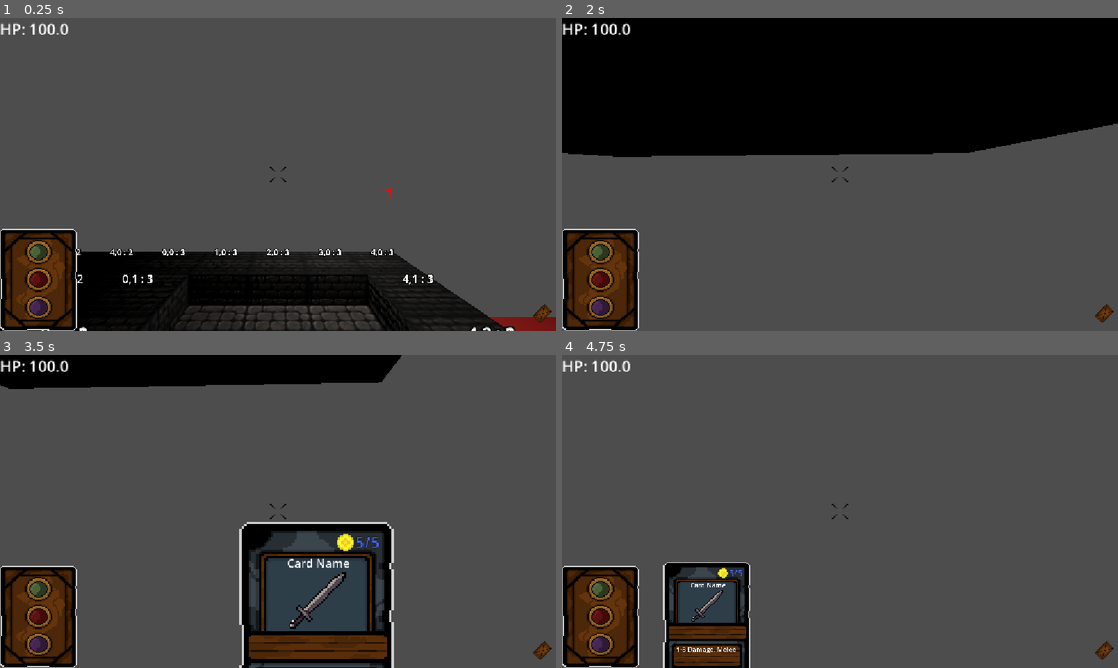
Above: before the commit, frames 1-4 (two rows, left to right).
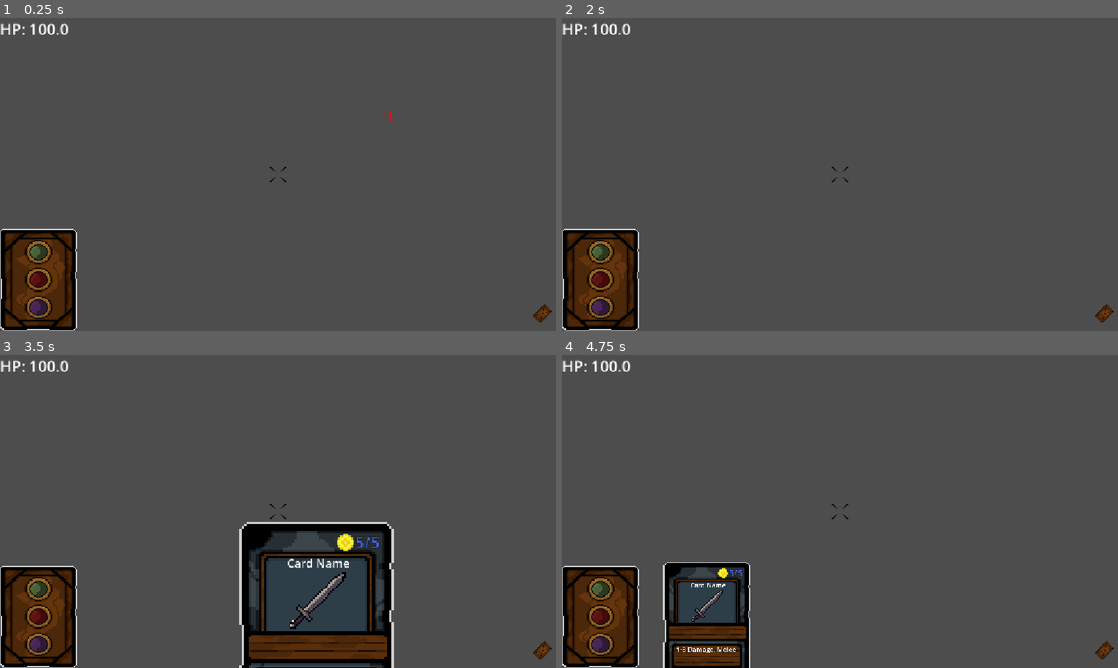
Above: after the commit, the same moments.

Repository: breitenbach128/dark-crawl
Game: Godot game, scene res://main.tscn
Two runs of this game, one before a commit and one after it. Both use one fixed random seed, a clock stepped at 60 frames per second and the inputs below. Sound files missing from this copy of the repository are replaced by a short silence.
Inputs (mouse positions are in pixels of both pictures, inside the frame that each line leads up to):
- Up to frame 1 (0.25 s): no input
- Up to frame 2 (2 s): tap Enter at 0.5 s; move the mouse to (867, 174) at 0.52 s; hold Shift (dash) 0.53-1.28 s; hold W (move_forward) from 0.53 s (still down); click (867, 174) at 0.67 s; tap Space (jump) at 0.77, 1.25, 1.52 s; move the mouse to (812, 174) at 1.27 s; tap N (discard_card_force) at 1.35 s
- Up to frame 3 (3.5 s): keep holding W (move_forward); move the mouse to (289, 505) at 2.02 s; tap B (draw_card_force) at 2.1 s; move the mouse to (272, 517) at 2.77 s; tap E (select_next_card) at 2.85 s; click (272, 517) at 2.92 s; tap Space (jump) at 3.02 s
- Up to frame 4 (4.75 s): keep holding W (move_forward); move the mouse to (878, 514) at 3.52 s; hold Q (select_prev_card) 3.53-4.28 s; tap Space (jump) at 3.77, 4.52 s; tap Enter at 4.25 s; move the mouse to (795, 508) at 4.27 s; tap Shift (dash) at 4.35 s

The runs differ from the first frame. In frame 1, 17% of the frame differs, in the area x 0-100%, y 29-100%; in frame 2, 42%, in the area x 0-100%, y 0-45%; in frame 3, 6.8%; in frame 4, nothing differs.

Commit message:
More state machine stuff and some attack code for enemies

Diff:
--- a/World/Floors/floor_1x1.tscn
+++ /dev/null
@@ -1,24 +0,0 @@
-[gd_scene format=3 uid="uid://x7x6ehjlc4ny"]
-
-[ext_resource type="Texture2D" uid="uid://0cjiyd3bquol" path="res://art/floor_1.png" id="1_1oe2b"]
-
-[sub_resource type="BoxMesh" id="BoxMesh_0xm2m"]
-
-[sub_resource type="StandardMaterial3D" id="StandardMaterial3D_h2yge"]
-albedo_texture = ExtResource("1_1oe2b")
-uv1_offset = Vector3(0.5, 0.5, 0.5)
-uv1_triplanar = true
-
-[sub_resource type="BoxShape3D" id="BoxShape3D_lquwl"]
-
-[node name="Floor_1x1" type="MeshInstance3D" unique_id=906401327]
-transform = Transform3D(3, 0, 0, 0, 0.2, 0, 0, 0, 3, 0, 0, 0)
-mesh = SubResource("BoxMesh_0xm2m")
-surface_material_override/0 = SubResource("StandardMaterial3D_h2yge")
-
-[node name="StaticBody3D" type="StaticBody3D" parent="." unique_id=1525983690]
-collision_layer = 7
-collision_mask = 3
-
-[node name="CollisionShape3D" type="CollisionShape3D" parent="StaticBody3D" unique_id=185023842]
-shape = SubResource("BoxShape3D_lquwl")
--- a/World/Floors/floor_4x4.tscn
+++ /dev/null
@@ -1,25 +0,0 @@
-[gd_scene format=3 uid="uid://ce16cimxtm3mu"]
-
-[ext_resource type="Texture2D" uid="uid://0cjiyd3bquol" path="res://art/floor_1.png" id="1_wp5rx"]
-
-[sub_resource type="BoxMesh" id="BoxMesh_0xm2m"]
-
-[sub_resource type="StandardMaterial3D" id="StandardMaterial3D_h2yge"]
-albedo_texture = ExtResource("1_wp5rx")
-uv1_scale = Vector3(4, 1, 4)
-uv1_offset = Vector3(1, 0.5, 1)
-uv1_triplanar = true
-
-[sub_resource type="BoxShape3D" id="BoxShape3D_lquwl"]
-
-[node name="Floor_4x4" type="MeshInstance3D" unique_id=906401327]
-transform = Transform3D(12, 0, 0, 0, 0.2, 0, 0, 0, 12, 0, 0, 0)
-mesh = SubResource("BoxMesh_0xm2m")
-surface_material_override/0 = SubResource("StandardMaterial3D_h2yge")
-
-[node name="StaticBody3D" type="StaticBody3D" parent="." unique_id=1525983690]
-collision_layer = 7
-collision_mask = 3
-
-[node name="CollisionShape3D" type="CollisionShape3D" parent="StaticBody3D" unique_id=185023842]
-shape = SubResource("BoxShape3D_lquwl")
--- /dev/null
+++ b/World/MapGenerator/cell_data.gd
@@ -0,0 +1,6 @@
+extends Resource
+class_name CellData
+
+enum TILETYPE {EMPTY=0, TILE=1, WALL=2}
+var position: Vector2i
+var type : TILETYPE
--- /dev/null
+++ b/World/MapGenerator/dungeon_generator.gd
@@ -0,0 +1,54 @@
+extends Node
+
+class_name DungeonGenerator
+
+var astar_grid : AStarGrid2D = AStarGrid2D.new()
+
+var map_size : Rect2i = Rect2i(0,0,10,10)
+var map_tiles : Array = []
+var tile_size: Vector2i = Vector2i(5,5) # 5m x 5m
+var room_list : Array[RoomData] = []
+var room_attempt_count : int = 3
+
+func init_grid() -> void:
+	astar_grid.region = map_size
+	astar_grid.cell_size = tile_size
+	astar_grid.diagonal_mode = AStarGrid2D.DIAGONAL_MODE_NEVER # Disable diagonals
+	astar_grid.heuristic = AStarGrid2D.HEURISTIC_MANHATTAN     # Best for 4-way grids
+	astar_grid.update() #Required after change
+
+func set_cell(cell: CellData):
+	astar_grid.set_point_solid(cell.position, cell.type != CellData.TILETYPE.EMPTY)
+
+
+func _ready() -> void:
+	#Setup the astar grid
+	init_grid()
+	#Create map of empty tiles
+	for j in range(0,map_size.size.y):
+		for i in range(0,map_size.size.x):
+			var cell = CellData.new()
+			cell.type = CellData.TILETYPE.EMPTY
+			cell.position = Vector2i(i,j)
+			map_tiles[i][j] = cell
+
+func create_rooms():
+	#Create X rooms of various sizes.
+	for i in range(0,3):
+		#Create a room of random size, no bigger than half the map
+		var room = RoomData.new()
+		room.room_size = Vector2i(randi_range(1,floor(map_size.size.x/2)),randi_range(1,floor(map_size.size.y/2)))
+		var check_limit : int = 50 #Kill the loop after 50 attempts
+		var position_found : bool = false
+		while check_limit > 0 && !position_found:
+			check_limit -= 1 #Safety Net
+			room.position = Vector2i(randi_range(0,map_size.size.x),randi_range(0,map_size.size.y))
+			is_room_position_valid(room)
+	#carve them into the space
+
+	#Pick exits on each room and connect to the closest room exit
+	pass
+
+func is_room_position_valid(room : RoomData):
+
+	return false
--- a/World/MapGenerator/map_generator.gd
+++ b/World/MapGenerator/map_generator.gd
@@ -9,6 +9,7 @@
 @export var exit_marker_template: Resource
 
 #5x5 tiles
+var room_templates: Array = []
 var room_list : Array[RoomData] = []
 var tile_size : Vector2i = Vector2i(5,5)
 var current_tile_position = Vector2i(0,0)
@@ -22,6 +23,7 @@
 	#Create all selectable rooms
 	create_room_list()
 
+	#Generate the map
 	current_room = room_list.pick_random()
 	if current_room:
 		print("Starting Room Generation")
@@ -60,6 +62,7 @@
 			new_roomdata.exit_locations.append(other)#Exit 2
 			new_roomdata.room_id = room_list.size()
 			room_list.append(new_roomdata)
+
 func build_walls(generated_room):
 	print("Build new wallset for ROOM")
 	#for j in range(-1,current_room.room_size.y+1):
@@ -88,20 +91,24 @@
 						#if j == current_room.room_size.y:
 							#wall.position = Vector3(i-offsetX,generated_room.position.y+0.5,j-offsetY-0.0)
 	#Interior build
+	var wall_builds = []
 	for j in range(0,current_room.room_size.y):
 		for i in range(0,current_room.room_size.x):
 			if j == 0 || j == current_room.room_size.y-1 || i == current_room.room_size.x-1 || i == 0:
 				#Check if it within range (non-diagonal) of a connector
+				if wall_builds.find(Vector3(i,0,j)) == -1:
+					wall_builds.append(Vector3(i,0,j))
+					#Now, check if there is an exit connected to this tile?
 
-				#Also, don't build corners twice. Maybe add all build walls to a list, and make sure it is
-				#not already in a list?
-				#Make the wall node
-				var wall = wall_template.instantiate()
-				generated_room.add_child(wall)
-				var Offset : Vector3 = Vector3(current_room.room_size.x/2,0,current_room.room_size.x/2)
-				wall.position = Vector3(i,0,j) - Offset
-				wall.get_node("Label3D").text = str(i,",",j, " : ",rooms_holder.get_child_count())
-				wall.name = str("Wall_",rooms_holder.get_child_count())
+	for w in wall_builds:
+		#Make the wall node
+		var wall = wall_template.instantiate()
+		generated_room.add_child(wall)
+		var Offset : Vector3 = Vector3(current_room.room_size.x/2,0,current_room.room_size.x/2)
+		wall.position = w - Offset
+		wall.get_node("Label3D").text = str(w, " : ",rooms_holder.get_child_count())
+		wall.name = str("Wall_",rooms_holder.get_child_count())
+
 func generate_room(tile_pos : Vector2i):
 	#Add the room to the scene
 	var gen_room = floor_template.instantiate()
--- a/World/MapGenerator/room_data.gd
+++ b/World/MapGenerator/room_data.gd
@@ -1,10 +1,7 @@
 extends Resource
 class_name RoomData
 
-#Assumptions
-#Rooms start at 0,0 (top down) and grow positive
-var room_id : int = -1
-@export var room_size : Vector2i = Vector2i(4,4)
-#Exit locations are marked to show where they leave.
-#0,-1 leaves to the north from the 0,0 position
-@export var exit_locations : Array[Vector2i] = []
+var room_id : int = -1 #ID of the room for reference
+var position : Vector2i = Vector2i(0,0)
+var room_size : Vector2i = Vector2i(4,4)
+var exit_locations : Array[Vector2i] = []
--- /dev/null
+++ b/World/Walls/wall.gd
@@ -0,0 +1,5 @@
+extends MeshInstance3D
+class_name Wall
+
+var tile_position : Vector3 = Vector3i(0,0,0)
+var room : RoomData
--- a/World/Walls/wall_1x1.tscn
+++ b/World/Walls/wall_1x1.tscn
@@ -3,8 +3,13 @@
 [ext_resource type="Texture2D" uid="uid://cshyd7khwfrvx" path="res://art/wall_1.png" id="1_3kbuu"]
 [ext_resource type="Texture2D" uid="uid://dcc3jyq6hxvuk" path="res://art/Wall/wall_1_ambient.png" id="2_eowwh"]
 [ext_resource type="Texture2D" uid="uid://ckmt1rr7ku2b4" path="res://art/Wall/wall_1_normal.png" id="3_xf0lu"]
+[ext_resource type="Script" uid="uid://frutcr4phbwe" path="res://World/Walls/wall.gd" id="4_bskge"]
+
+[sub_resource type="StandardMaterial3D" id="StandardMaterial3D_bskge"]
+albedo_texture = ExtResource("1_3kbuu")
 
 [sub_resource type="BoxMesh" id="BoxMesh_0xm2m"]
+material = SubResource("StandardMaterial3D_bskge")
 
 [sub_resource type="StandardMaterial3D" id="StandardMaterial3D_0xm2m"]
 albedo_texture = ExtResource("1_3kbuu")
@@ -22,6 +27,7 @@
 transform = Transform3D(1, 0, 0, 0, 1, 0, 0, 0, 1, 0, 0.5, 0)
 mesh = SubResource("BoxMesh_0xm2m")
 surface_material_override/0 = SubResource("StandardMaterial3D_0xm2m")
+script = ExtResource("4_bskge")
 
 [node name="StaticBody3D" type="StaticBody3D" parent="." unique_id=928150436]
 collision_layer = 7
--- a/World/Walls/wall_1x4.tscn
+++ /dev/null
@@ -1,32 +0,0 @@
-[gd_scene format=3 uid="uid://cvdsho83dmiep"]
-
-[ext_resource type="Texture2D" uid="uid://cshyd7khwfrvx" path="res://art/wall_1.png" id="1_vlsw2"]
-[ext_resource type="Texture2D" uid="uid://dcc3jyq6hxvuk" path="res://art/Wall/wall_1_ambient.png" id="2_ljbru"]
-[ext_resource type="Texture2D" uid="uid://ckmt1rr7ku2b4" path="res://art/Wall/wall_1_normal.png" id="3_spm4s"]
-
-[sub_resource type="BoxMesh" id="BoxMesh_0xm2m"]
-
-[sub_resource type="StandardMaterial3D" id="StandardMaterial3D_0xm2m"]
-albedo_texture = ExtResource("1_vlsw2")
-normal_enabled = true
-normal_texture = ExtResource("3_spm4s")
-ao_enabled = true
-ao_light_affect = 0.23
-ao_texture = ExtResource("2_ljbru")
-uv1_scale = Vector3(4, 1, 1)
-uv1_offset = Vector3(1, 0.5, 0.5)
-uv1_triplanar = true
-
-[sub_resource type="BoxShape3D" id="BoxShape3D_lquwl"]
-
-[node name="Wall_1x4" type="MeshInstance3D" unique_id=921799148]
-transform = Transform3D(-5.2453663e-07, 0.2, -1.3113416e-07, 0, -8.742278e-09, -3, -12, -8.742278e-09, 5.7320566e-15, 0, 0, 0)
-mesh = SubResource("BoxMesh_0xm2m")
-surface_material_override/0 = SubResource("StandardMaterial3D_0xm2m")
-
-[node name="StaticBody3D" type="StaticBody3D" parent="." unique_id=928150436]
-collision_layer = 7
-collision_mask = 3
-
-[node name="CollisionShape3D" type="CollisionShape3D" parent="StaticBody3D" unique_id=1498858818]
-shape = SubResource("BoxShape3D_lquwl")
--- a/main.tscn
+++ b/main.tscn
@@ -1,13 +1,9 @@
 [gd_scene format=3 uid="uid://cfwhwwyjnc46e"]
 
 [ext_resource type="Script" uid="uid://ee4pxhsr44o6" path="res://main.gd" id="1_272bh"]
-[ext_resource type="PackedScene" uid="uid://dnx5jcppv40ne" path="res://World/Walls/wall_1x1.tscn" id="2_h2yge"]
 [ext_resource type="PackedScene" uid="uid://bxrtx5xxoe0y8" path="res://Player/player.tscn" id="3_h2yge"]
 [ext_resource type="Script" uid="uid://2k23cc4nm7u4" path="res://Zones/KillZone.gd" id="5_lquwl"]
-[ext_resource type="PackedScene" uid="uid://dhvchogc4p288" path="res://World/exit_marker.tscn" id="8_5vw27"]
 [ext_resource type="PackedScene" uid="uid://bfa5o3hiytvfv" path="res://Effects/TestFrame.tscn" id="9_kek77"]
-[ext_resource type="Script" uid="uid://c0qsf3xtq5th3" path="res://World/MapGenerator/map_generator.gd" id="10_4c57u"]
-[ext_resource type="PackedScene" uid="uid://cfcb68jf1fakh" path="res://World/Rooms/5x5/room_5x5_1.tscn" id="12_dg77c"]
 
 [sub_resource type="BoxShape3D" id="BoxShape3D_1bvp3"]
 size = Vector3(60, 1, 60)
@@ -53,14 +49,6 @@
 transform = Transform3D(1, 0, 0, 0, 1, 0, 0, 0, 1, 2.8, 1.7, -3.4)
 player = NodePath("../Player")
 
-[node name="MapGenerator" type="Node" parent="." unique_id=893799580 node_paths=PackedStringArray("rooms_holder")]
-script = ExtResource("10_4c57u")
-floor_template = ExtResource("12_dg77c")
-wall_template = ExtResource("2_h2yge")
-rooms_holder = NodePath("../Rooms")
-exit_marker_template = ExtResource("8_5vw27")
-metadata/_custom_type_script = "uid://c0qsf3xtq5th3"
-
 [node name="Rooms" type="Node3D" parent="." unique_id=1858941957]
 
 [connection signal="body_entered" from="KillZone" to="KillZone" method="_on_body_entered"]
Not shown, added: World/MapGenerator/cell_data.gd.uid
Not shown, added: World/MapGenerator/dungeon_generator.gd.uid
Not shown, added: World/Walls/wall.gd.uid
